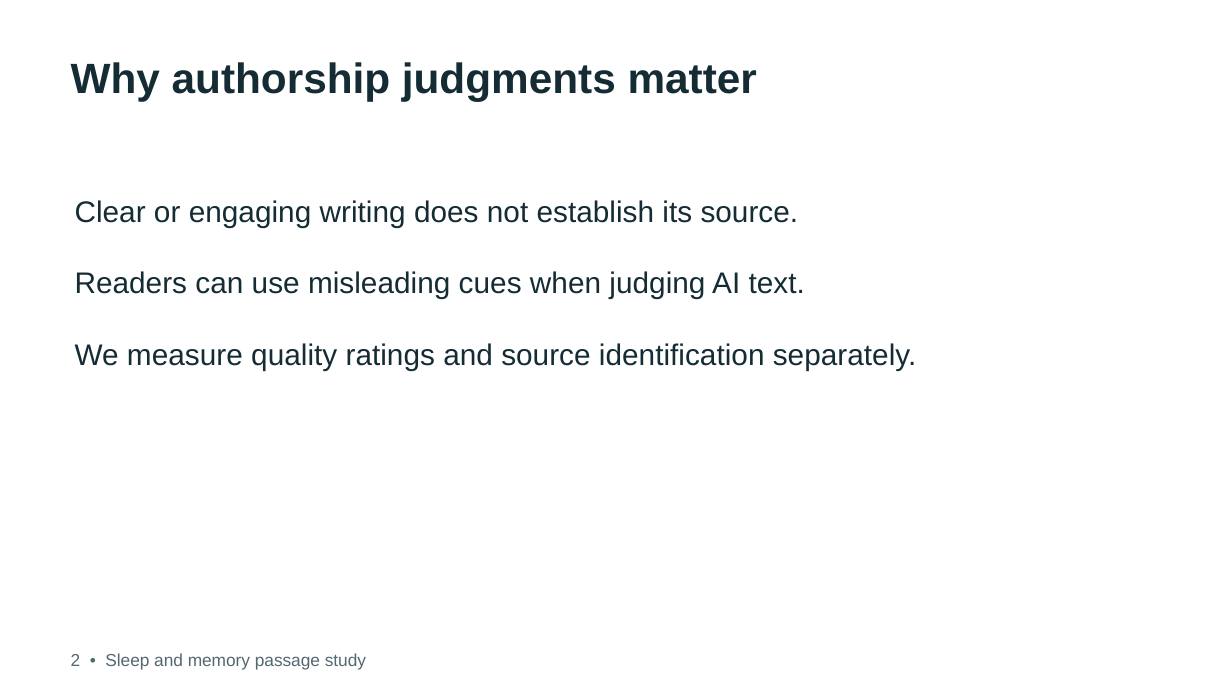
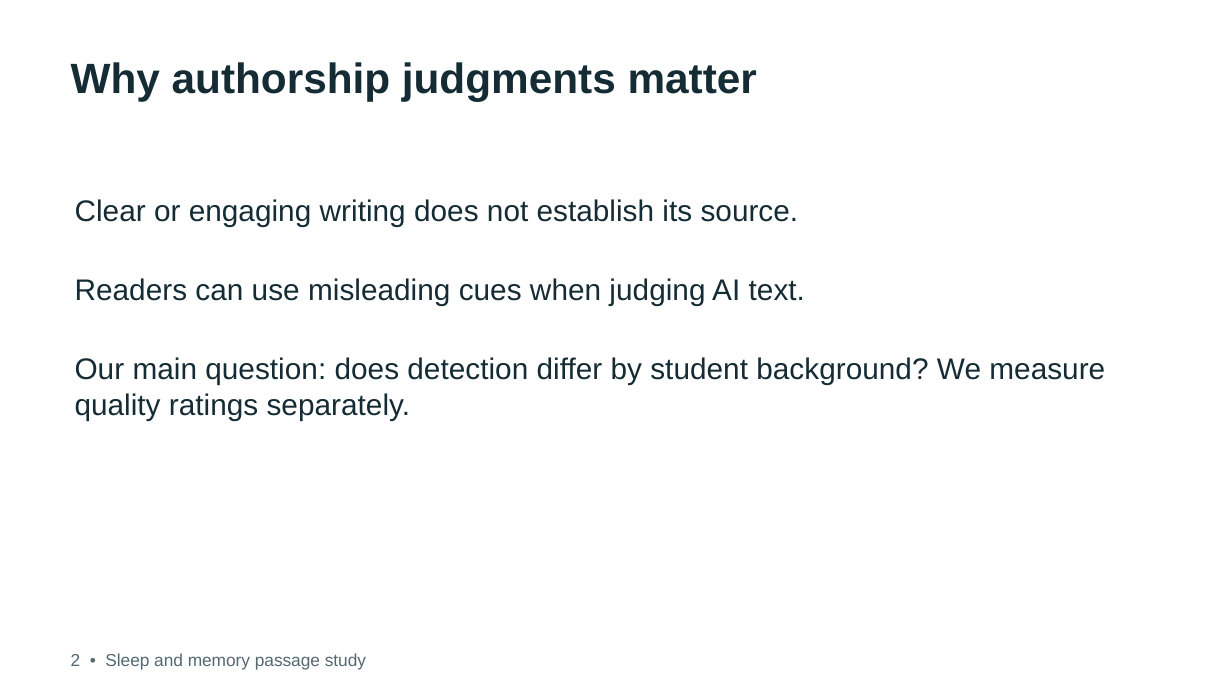
Before and after one commit to debshreechowdhury/sleep-memory-passage-study, a slide deck: slide 2 of presentation/design_detection.pptx. Drawn at 1232x693 pixels with LibreOffice and Linux fonts; fonts in the diff are those of the drawing. Boxes give left, top, right and bottom in pixels: in the first picture for what was removed or moved away, otherwise in the second. Text is boxed around its words. In the diff, an @@ line names an element or a change of style, - is before the commit and + after.

Commit message:
feat: restructure report around international vs domestic question

```diff
--- a/presentation/design_detection.pptx
+++ b/presentation/design_detection.pptx
@@ text at (x1=75, y1=199, x2=805, y2=306): more space between paragraphs @@
@@ text at (x1=75, y1=357, x2=1105, y2=420): text changed @@
-We measure quality ratings and source identification separately.
+Our main question: does detection differ by student background? We measure quality ratings separately.
```
Also in this commit, not shown: 4 other slides changed, 3 slides added, 3 slides removed, 51 other files.
